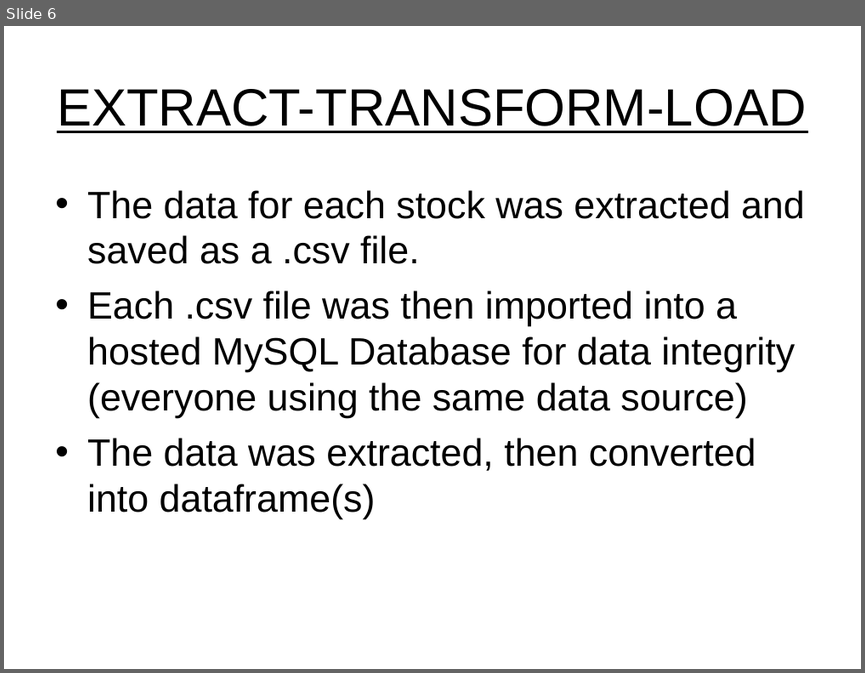
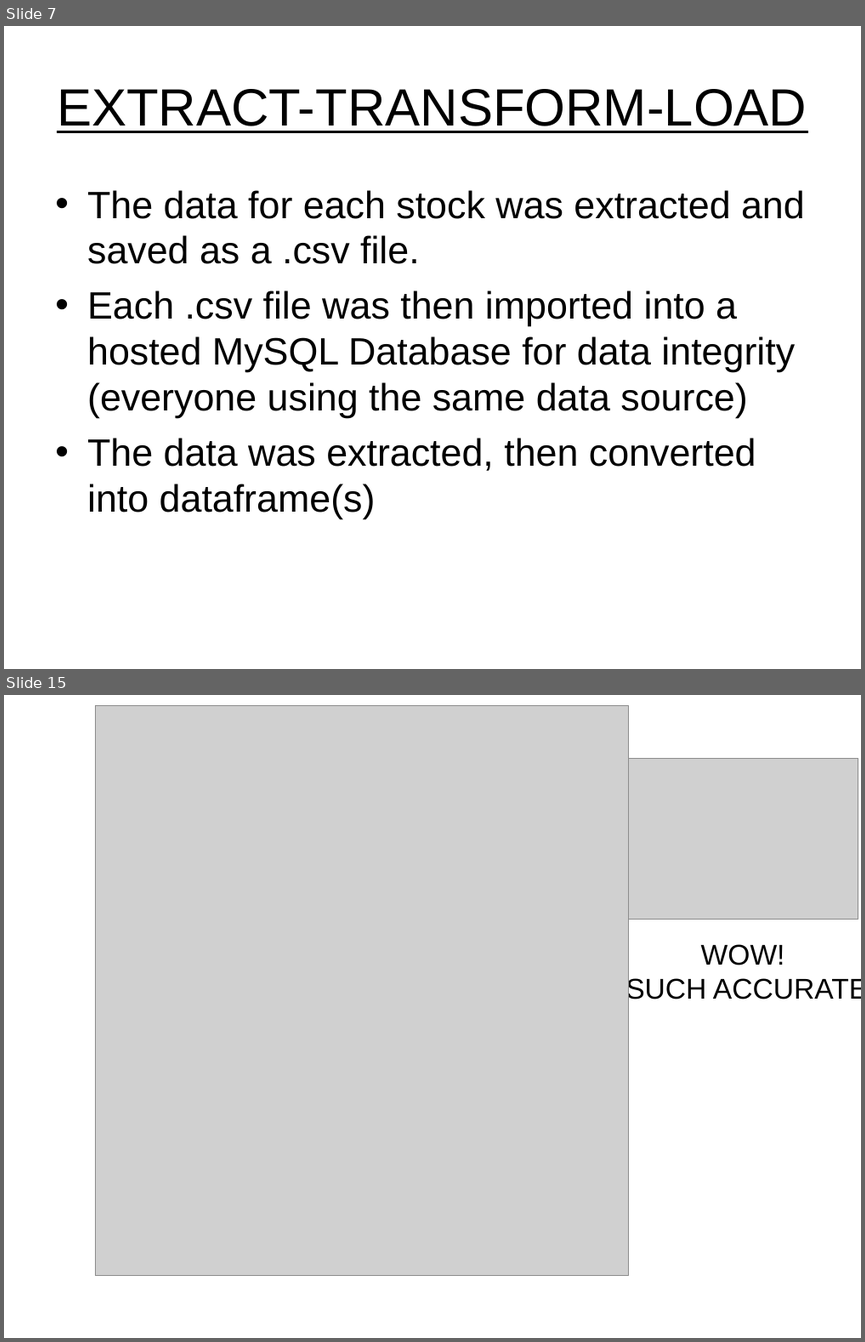
Before and after one commit to dadario10/Data_Modeling_Project, a slide deck: PowerPoint/Project 4 - SM Prediction.ppt. Shown one above the other, each under a label of ours: slide 6 before the commit, slides 7 and 15 after it; the slides between them are not shown. The pictures are 865x673 and 865x1342 pixels, drawn with LibreOffice and Linux fonts; fonts in the diff are those of the drawing; grey boxes stand for pictures; background and template pictures are left out. Boxes give left, top, right and bottom in pixels: in the first picture for what was removed or moved away, otherwise in the second. Text is boxed around its words. In the diff, an @@ line names an element or a change of style, - is before the commit and + after.

```diff
--- a/PowerPoint/Project 4 - SM Prediction.ppt
+++ b/PowerPoint/Project 4 - SM Prediction.ppt
@@ slide 15 added at (x1=4, y1=695, x2=861, y2=1338), background picture (left out) @@
@@ picture added at (x1=95, y1=706, x2=628, y2=1276) @@
@@ picture added at (x1=628, y1=759, x2=857, y2=919) @@
@@ title added at (x1=625, y1=944, x2=861, y2=1004), 24 pt, text #000000 @@
+WOW!
+SUCH ACCURATE
@@ what was slide 6 is now slide 7 @@
```
Also in this commit, not shown: 4 slides changed, 26 other slides added, 2 slides removed.
